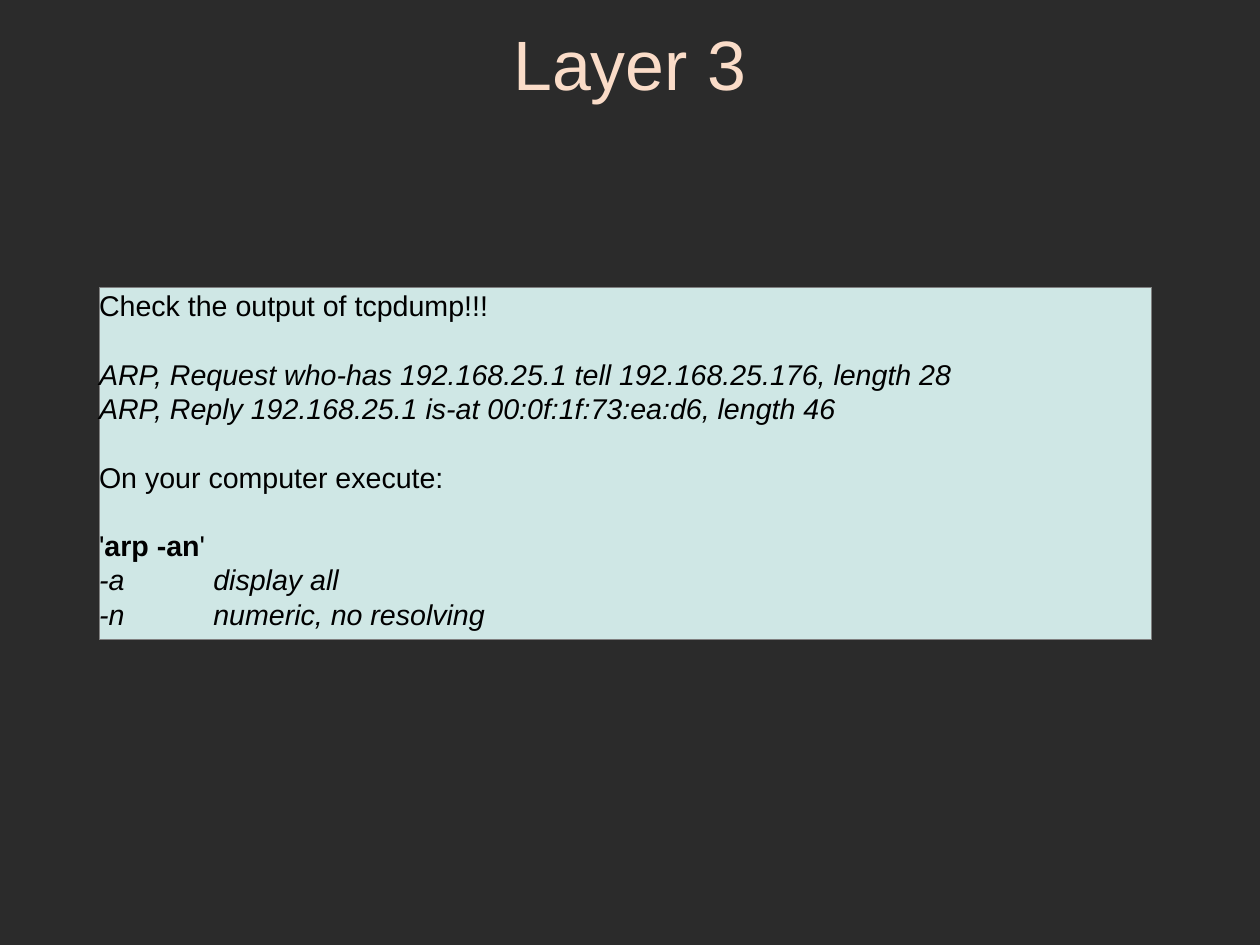
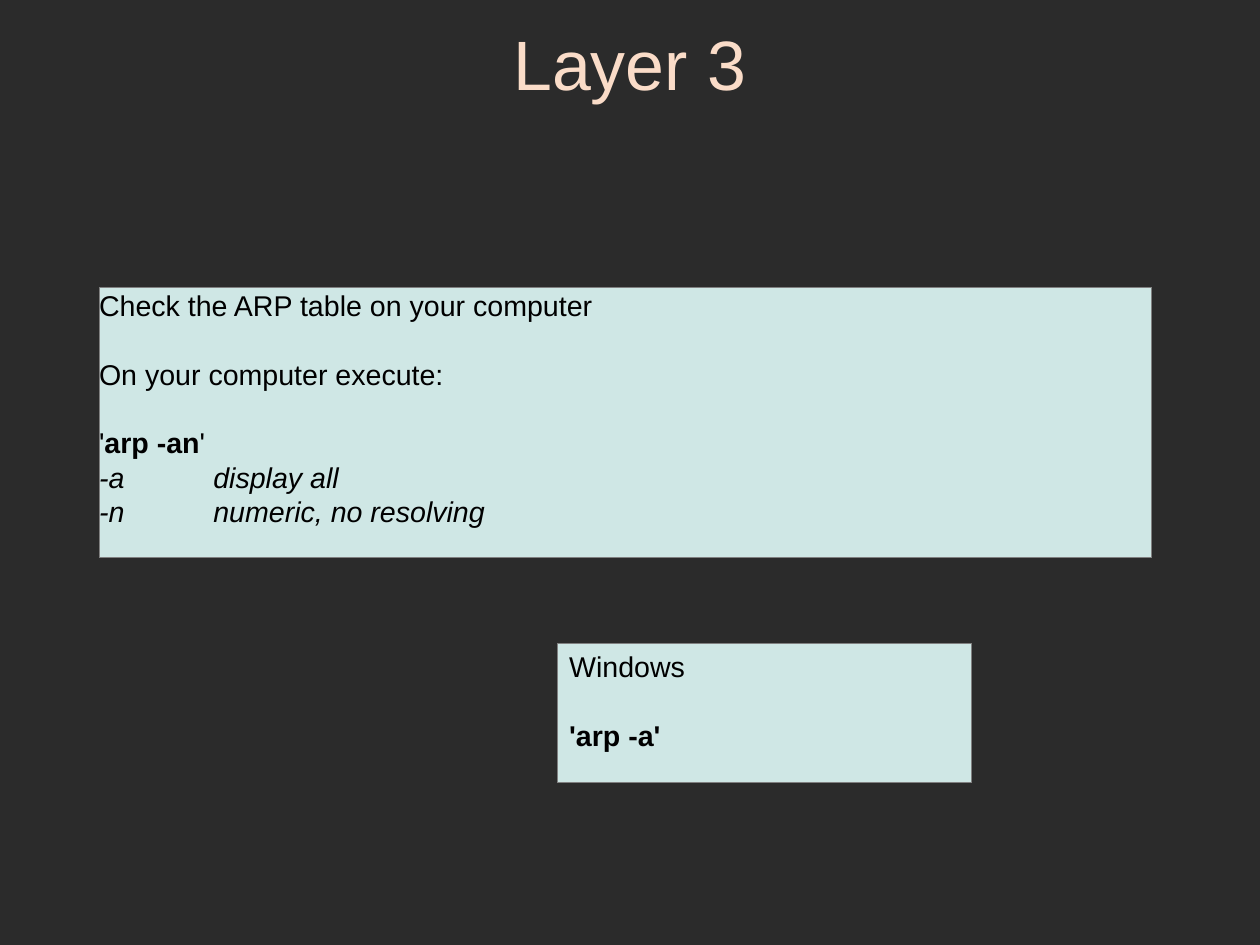
Before and after one commit to sphaero/workshops, a slide deck: slide 30 of Networking/presentation.odp (slide 32 before the commit). Drawn at 1260x945 pixels with LibreOffice and Linux fonts; fonts in the diff are those of the drawing; background and template pictures are left out; a plain dark background stands for a picture behind light text. Boxes give left, top, right and bottom in pixels: in the first picture for what was removed or moved away, otherwise in the second. Text is boxed around its words. In the diff, an @@ line names an element or a change of style, - is before the commit and + after.

Commit message:
new workshop using windows  and osx for HKU

```diff
--- a/Networking/presentation.odp
+++ b/Networking/presentation.odp
@@ text in rectangle at (99, 294, 592, 322): text changed; italic off @@
-Check the output of tcpdump!!!
-ARP, Request who-has 192.168.25.1 tell 192.168.25.176, length 28
-ARP, Reply 192.168.25.1 is-at 00:0f:1f:73:ea:d6, length 46
+Check the ARP table on your computer
@@ rectangle "Check the ARP table on ...": place and size @@
-rectangle "Check the ARP table on ..." at (99, 288, 1153, 640)
+rectangle "Check the ARP table on ..." at (99, 288, 1153, 558)
@@ rectangle added at (558, 644, 972, 783), fill #CFE7E5, outline #808080 0 pt, 18 pt, text #000000 @@
+Windows
+'arp -a'
```
Also in this commit, not shown: 14 other slides changed, 16 slides added, 11 slides removed, 5 other files.
